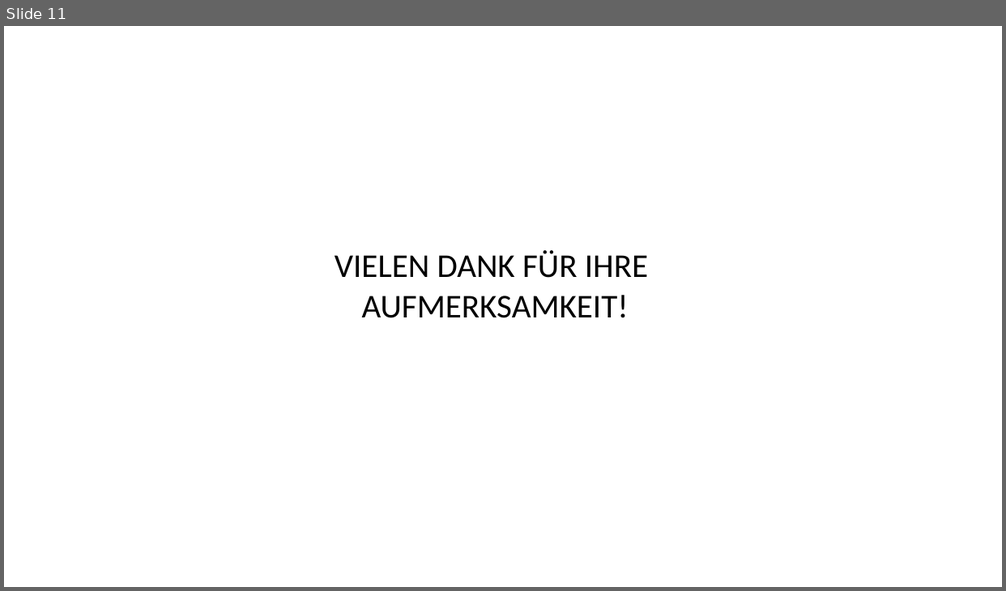
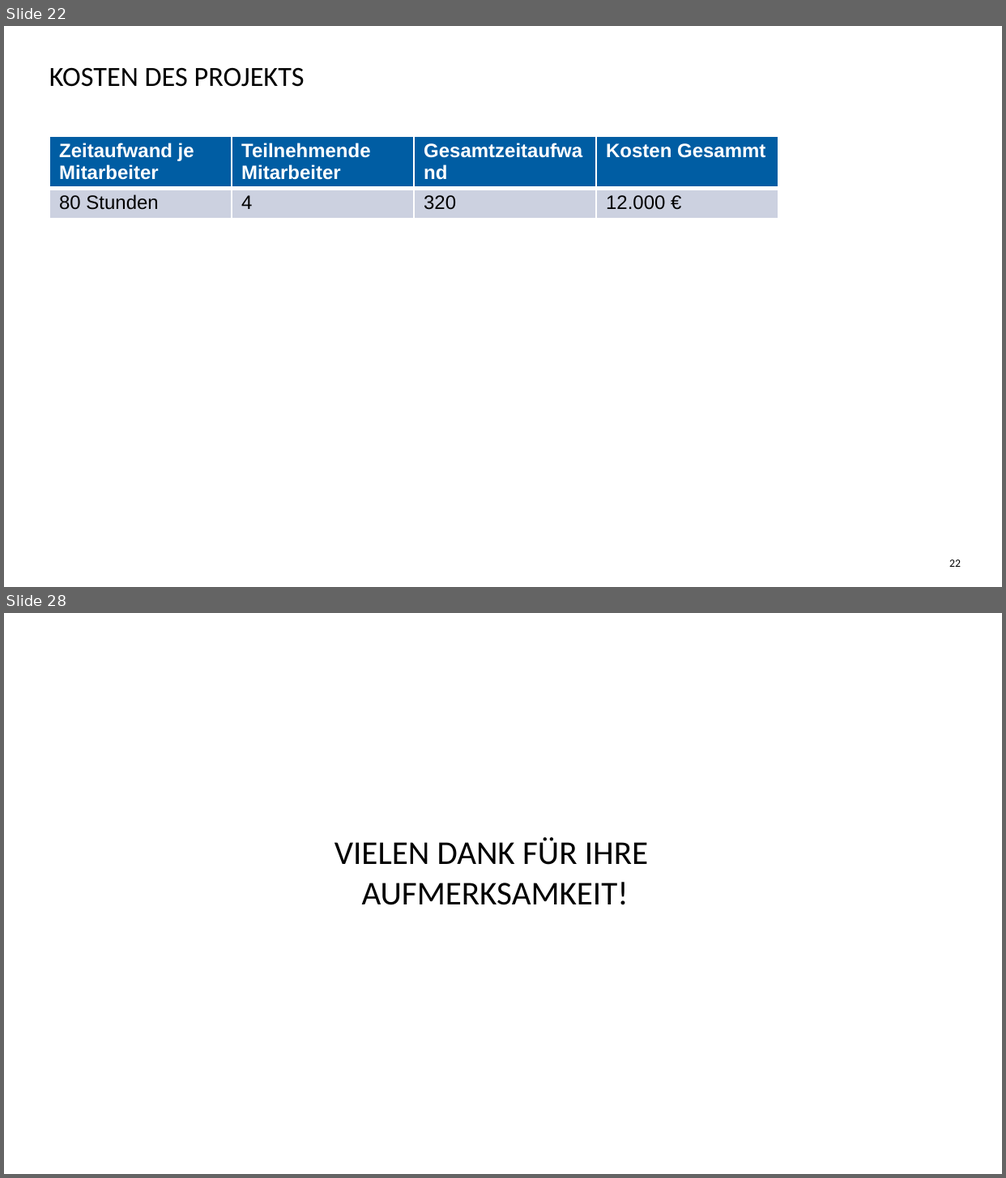
Before and after one commit to Elinuschka/H-DSkript, a slide deck: Candidate Accessment System.pptx. Shown one above the other, each under a label of ours: slide 11 before the commit, slides 22 and 28 after it; the slides between them are not shown. The pictures are 1006x591 and 1006x1178 pixels, drawn with LibreOffice and Linux fonts; fonts in the diff are those of the drawing; background and template pictures are left out. Boxes give left, top, right and bottom in pixels: in the first picture for what was removed or moved away, otherwise in the second. Text is boxed around its words. In the diff, an @@ line names an element or a change of style, - is before the commit and + after.

```diff
--- a/Candidate Accessment System.pptx
+++ b/Candidate Accessment System.pptx
@@ slide 22 added at box(4, 26, 1002, 587), background #FFFFFF @@
@@ title added at box(49, 67, 305, 87), 20 pt, text #000000 @@
+KOSTEN DES PROJEKTS
@@ table added at box(49, 136, 779, 220), 2 rows, 4 columns @@
+Zeitaufwand je Mitarbeiter | Teilnehmende Mitarbeiter | Gesamtzeitaufwand | Kosten Gesammt
+80 Stunden | 4 | 320 | 12.000 €
@@ page number added at box(949, 560, 961, 567), 8 pt, text #000000 @@
+22
@@ what was slide 11 is now slide 28 @@
```
Also in this commit, not shown: 2 slides changed, 23 other slides added, 7 slides removed.
